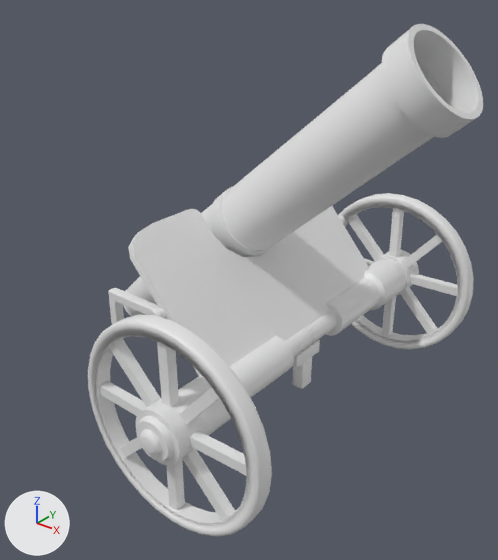
What one commit did to the FBX model Assets/FBX/Weapons/Mortar/Mortar.fbx.
One viewpoint serves both versions: a 50 mm lens placed at (0.194, -0.256, 0.231), pointed at (0.0, -0.015, 0.081). The axes (+X, +Y, +Z) are drawn at lower left. The lights are the same throughout. The first picture is the older version. Materials are left out; every surface is plain grey. Where no turn or scale is listed for an object, it has been applied to the vertices. Vertices at exactly the same position are counted once.

Objects in the first picture: 'tirebody.001'.
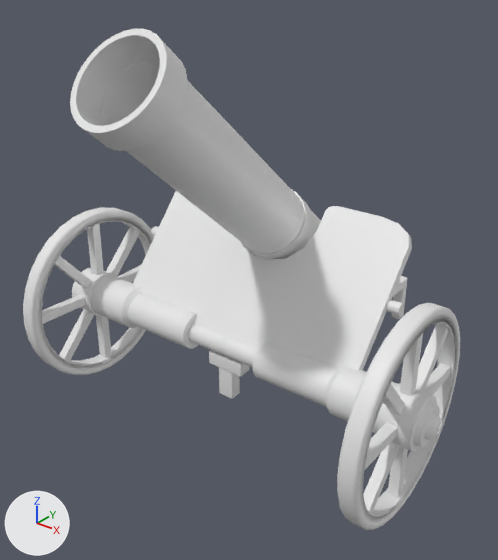
The change, as a diff of the scene's bpy script:
```diff
--- a/Assets/FBX/Weapons/Mortar/Mortar.fbx.py
+++ b/Assets/FBX/Weapons/Mortar/Mortar.fbx.py
@@ me_mesh @@
 # used by ob_tirebody_001; location = (-0.00574, -0.000889, 0.104); scale = (0.0254, 0.0254, 0.0254)
-me_mesh.from_pydata(...)  # 4103 vertices, 3595 faces; spans x -4.09..4.09, y -4.32..4.32, z -3.97..3.97
+me_mesh.from_pydata(...)  # 2439 vertices, 2079 faces; spans x -8.99..8.99, y -9.17..9.17, z -10.38..10.38
+# me_mesh part 1: the loose piece of 128 vertices spanning x 0.75..1.66, y -3.53..-0.86, z -2.49..-1.58 is multiplied about its middle by the matrix ((0.059, -2.539, 0.0), (0.0, 0.0, 2.54), (2.539, 0.059, 0.0)), then moved by (4.37, -3.88, 4.97)
+# me_mesh part 2: the loose piece of 64 vertices spanning x 0.97..1.44, y -0.86..0.02, z -2.27..-1.8 is multiplied about its middle by the matrix ((0.059, -2.539, 0.0), (0.0, 0.0, 2.54), (2.539, 0.059, 0.0)), then moved by (-0.13, -5.65, 5.07)
+# me_mesh part 3: the loose piece of 128 vertices spanning x 0.75..1.66, y 0.86..3.53, z -2.49..-1.58 is multiplied about its middle by the matrix ((0.059, -2.539, 0.0), (0.0, 0.0, 2.54), (2.539, 0.059, 0.0)), then moved by (-6.79, -8.27, 5.23)
+# me_mesh part 4: the loose piece of 64 vertices spanning x 0.97..1.44, y -0.02..0.86, z -2.27..-1.8 is multiplied about its middle by the matrix ((0.059, -2.539, 0.0), (0.0, 0.0, 2.54), (2.539, 0.059, 0.0)), then moved by (-2.28, -6.5, 5.12)
+# me_mesh part 5: the loose piece of 64 vertices spanning x -0.9..0.31, y -0.73..0.74, z -0.63..0.7 is multiplied about its middle by the matrix ((0.059, 2.539, 0.0), (0.0, 0.0, 2.54), (2.539, -0.059, 0.0)), then moved by (0.22, -0.83, -0.79)
+# me_mesh part 6: the loose piece of 120 vertices spanning x -0.88..1.37, y -2.78..2.79, z -2.04..0.53 is multiplied about its middle by the matrix ((0.059, 2.539, 0.0), (0.0, 0.0, 2.54), (2.539, -0.059, 0.0)), then moved by (-0.29, -2.82, 1.38)
+# me_mesh part 7: the loose piece of 64 vertices spanning x -0.01..0.21, y -2.99..-2.78, z -0.84..-0.61 is multiplied about its middle by the matrix ((0.059, 2.539, 0.0), (0.0, 0.0, 2.54), (2.539, -0.059, 0.0)), then moved by (-7.48, 0.13, 1.15)
+# me_mesh part 8: the loose piece of 64 vertices spanning x 0.01..0.23, y 2.76..3.03, z -0.84..-0.62 is multiplied about its middle by the matrix ((0.059, 2.539, 0.0), (0.0, 0.0, 2.54), (2.539, -0.059, 0.0)), then moved by (7.17, -5.64, 0.86)
+# me_mesh part 9: the loose piece of 288 vertices spanning x -2.05..0.8, y -2.21..-1.99, z -2.09..-1.17 is multiplied about its middle by the matrix ((0.059, 2.539, 0.0), (0.0, 0.0, 2.54), (2.539, -0.059, 0.0)), then moved by (5.76, -2.95, -0.03)
+# me_mesh part 10: the loose piece of 96 vertices spanning x 1.06..1.35, y -0.41..0.41, z -2.55..-2.26 is multiplied about its middle by the matrix ((0.059, 2.539, 0.0), (0.0, 0.0, 2.54), (2.539, -0.059, 0.0)), then moved by (-1.21, -7.02, 5.47)
+# me_mesh part 11: the loose piece of 96 vertices spanning x 1.08..1.33, y -0.17..0.17, z -3.19..-2.45 is multiplied about its middle by the matrix ((0.059, 2.539, 0.0), (0.0, 0.0, 2.54), (2.539, -0.059, 0.0)), then moved by (-1.21, -8.06, 5.88)
+# me_mesh part 12: a new loose piece of 672 vertices spanning x -2.0..2.21, y -9.17..9.17, z -10.38..10.38
+# me_mesh part 13: 25 loose pieces with 2336 vertices, spanning x -4.09..4.09, y -4.32..4.32, z -3.97..3.97, are deleted
+# other edits to the shape of me_mesh do not show in these pictures
@@ ob_tirebody_001 @@
 ob_tirebody_001 = bpy.data.objects.new('tirebody.001', me_mesh)
-ob_tirebody_001.location = (-0.00574, -0.000889, 0.104)
-ob_tirebody_001.scale = (0.0254, 0.0254, 0.0254)
+ob_tirebody_001.parent = ob_mortar
+ob_tirebody_001.location = (0.0712, 0.905, -0.00027)
@@ ob_mortar @@
+ob_mortar = bpy.data.objects.new('Mortar', None)
+ob_mortar.location = (0.000135, -0.000889, 0.104)
+ob_mortar.rotation_euler = (1.571, 0.0, 0.0)  # degrees (90, 0, 0)
+ob_mortar.scale = (0.01, 0.01, 0.01)
@@ ob_polysurface12 @@
+ob_polysurface12 = bpy.data.objects.new('polySurface12', me_mesh_001)  # 832 vertices, 758 faces; spans x -0.0103..0.0101, y -0.0492..0.049, z -0.0491..0.0491
+ob_polysurface12.location = (0.1005, -0.0292, 0.0519)
@@ ob_polysurface23 @@
+ob_polysurface23 = bpy.data.objects.new('polySurface23', me_mesh_1)  # 832 vertices, 758 faces; spans x -0.0101..0.0103, y -0.049..0.0492, z -0.0491..0.0491
+ob_polysurface23.location = (-0.0988, -0.0338, 0.0519)
```

Changed parts and their boxes (x1, y1, x2, y2) in the pictures (498 x 560 px; the box of a moved part takes in the faces that stretch with it):
'tirebody.001', reshaped, moved, rescaled (13% narrower, 21% shorter)
    before: (88, 24, 483, 536)
    after: (70, 28, 412, 433)
'polySurface12', added
    after: (337, 303, 460, 530)
'polySurface23', added
    after: (23, 207, 154, 375)
part 1 of me_mesh, moved or reshaped
    before: (178, 336, 294, 436)
    after: (253, 341, 397, 433)
part 2 of me_mesh, moved or reshaped
    before: (285, 327, 313, 357)
    after: (221, 336, 258, 367)
part 3 of me_mesh, moved or reshaped
    before: (326, 258, 406, 336)
    after: (90, 275, 198, 349)
part 4 of me_mesh, moved or reshaped
    before: (307, 311, 337, 344)
    after: (188, 323, 226, 355)
part 5 of me_mesh, moved or reshaped
    before: (210, 187, 275, 257)
    after: (244, 189, 313, 259)
part 6 of me_mesh, moved or reshaped
    before: (128, 206, 370, 376)
    after: (133, 191, 412, 371)
part 7 of me_mesh, moved or reshaped
    before: (149, 307, 167, 318)
    after: (151, 226, 159, 237)
part 8 of me_mesh, moved or reshaped
    before: (339, 216, 345, 224)
    after: (386, 299, 404, 315)
part 9 of me_mesh, moved or reshaped
    before: (108, 288, 159, 325)
    after: (391, 276, 407, 319)
part 10 of me_mesh, moved or reshaped
    before: (293, 339, 320, 368)
    after: (209, 350, 249, 376)
part 11 of me_mesh, moved or reshaped
    before: (292, 357, 312, 389)
    after: (219, 367, 240, 399)
part 12 of me_mesh, added
    after: (70, 28, 319, 254)
part 13 of me_mesh, deleted
    before: (88, 24, 483, 536)
